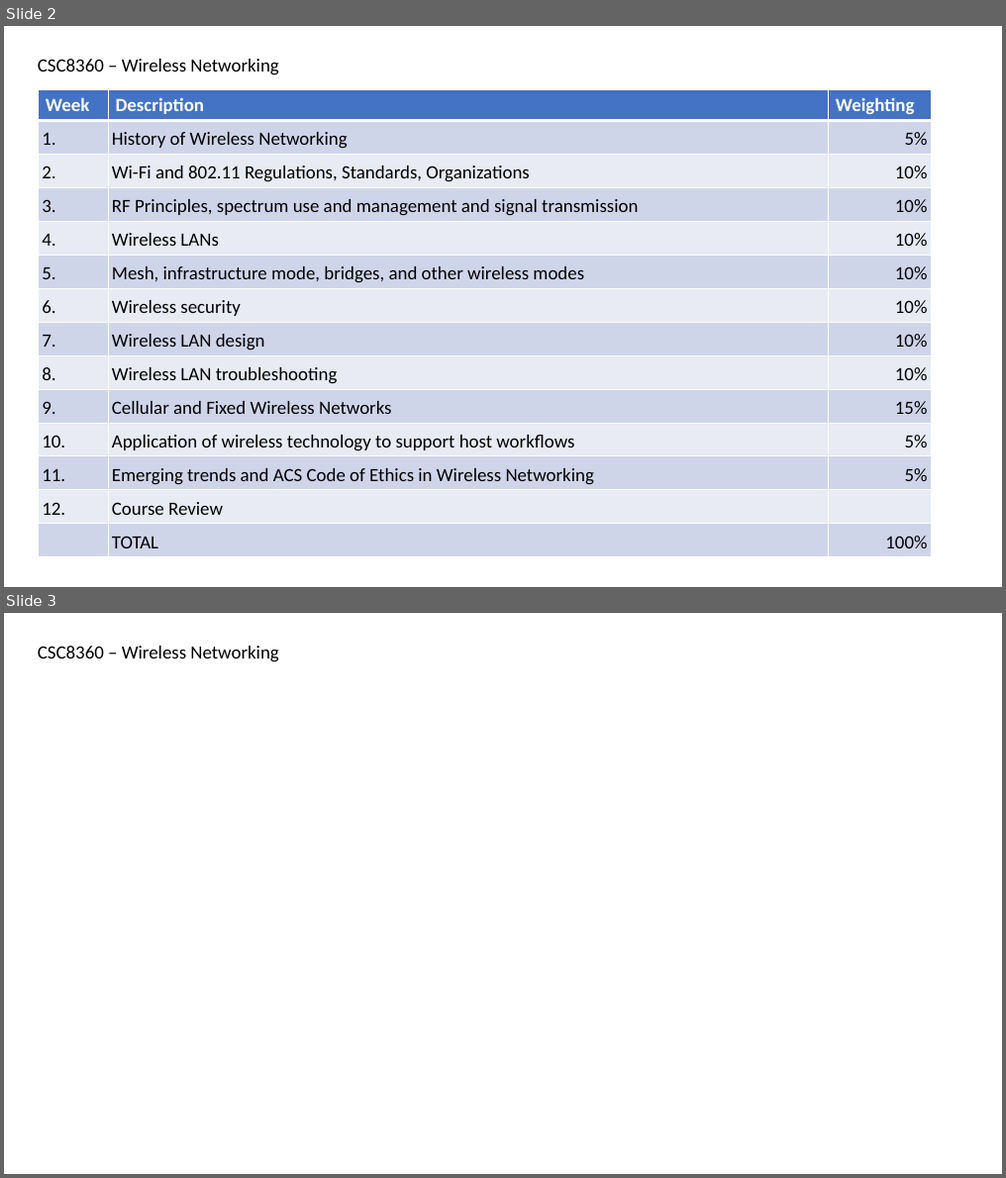
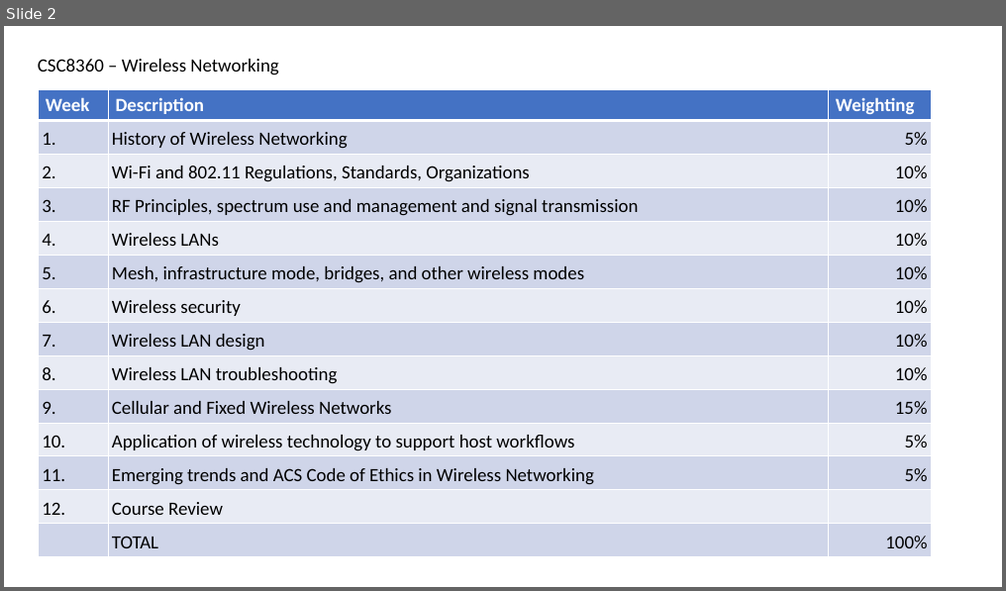
Before and after one commit to ronaddie/CSC3600, a slide deck: CSC8360 - Course Objectives.pptx. Shown one above the other, each under a label of ours: slides 2 and 3 before the commit, slide 2 after it. The pictures are 1006x1178 and 1006x591 pixels, drawn with LibreOffice and Linux fonts; fonts in the diff are those of the drawing. Boxes give left, top, right and bottom in pixels: in the first picture for what was removed or moved away, otherwise in the second. Text is boxed around its words. In the diff, an @@ line names an element or a change of style, - is before the commit and + after.

```diff
--- a/CSC8360 - Course Objectives.pptx
+++ b/CSC8360 - Course Objectives.pptx
@@ slide 3 removed at box(4, 613, 1002, 1174), background #FFFFFF @@
@@ text removed at box(38, 646, 278, 663) @@
-CSC8360 – Wireless Networking
```
Also in this commit, not shown: 1 slide changed.
